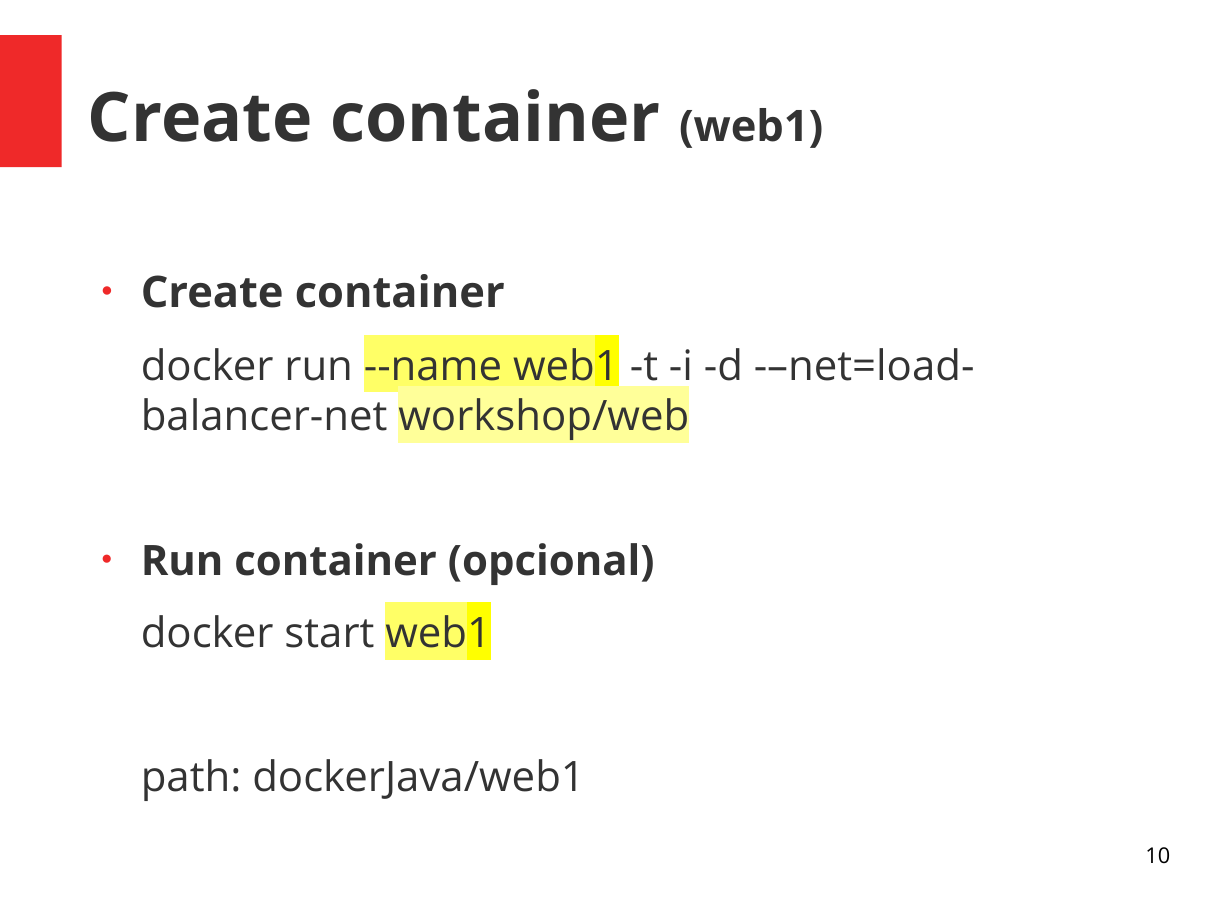
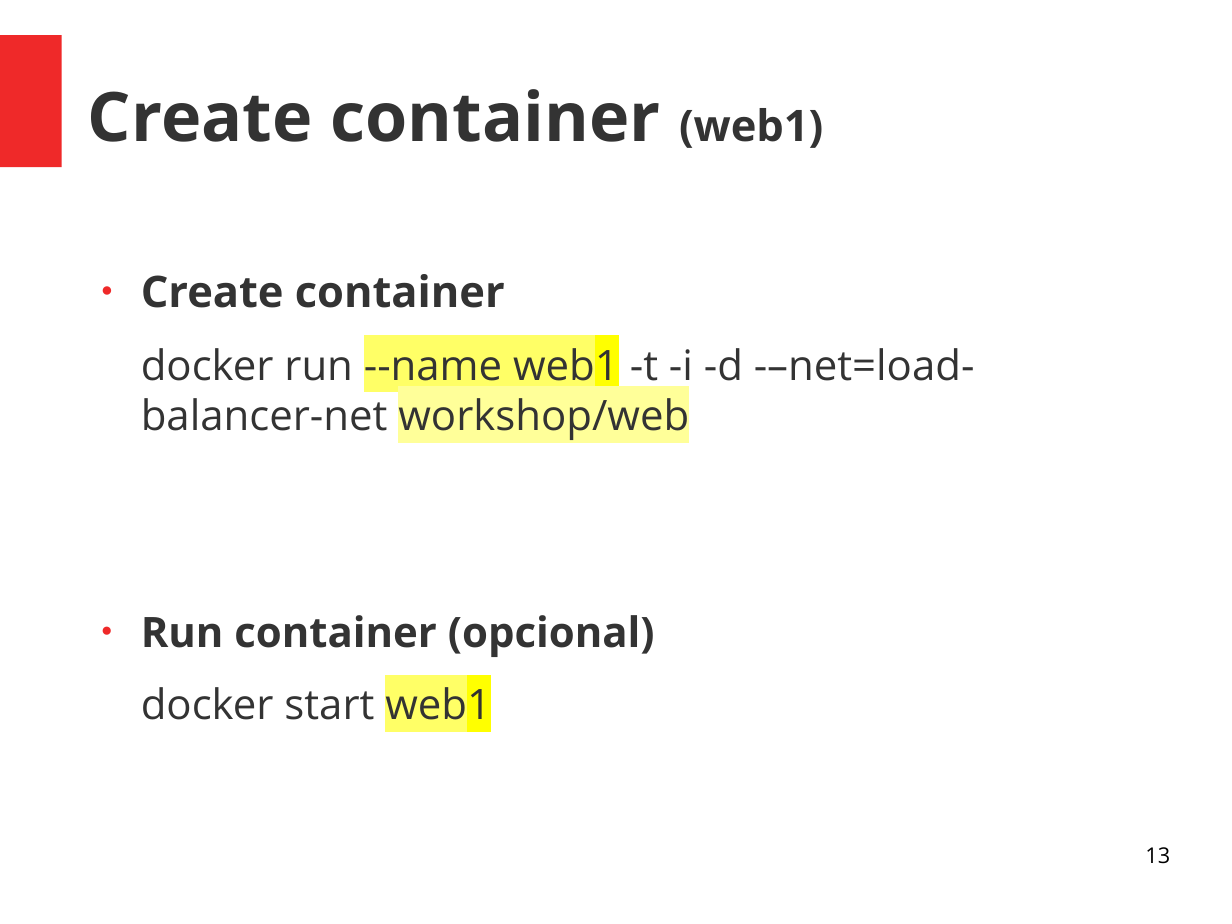
Before and after one commit to skuarch/dockerJava, a slide deck: slide 13 of dockerAndJava.odp (slide 10 before the commit). Drawn at 1232x924 pixels with LibreOffice and Linux fonts; fonts in the diff are those of the drawing. Boxes give left, top, right and bottom in pixels: in the first picture for what was removed or moved away, otherwise in the second. Text is boxed around its words. In the diff, an @@ line names an element or a change of style, - is before the commit and + after.

```diff
--- a/dockerAndJava.odp
+++ b/dockerAndJava.odp
@@ text at [141,759,585,801]: paragraph removed @@
-path: dockerJava/web1
@@ page number at [1145,847,1170,864]: text changed @@
-10
+13
```
Also in this commit, not shown: 5 other slides changed, 3 slides added.
